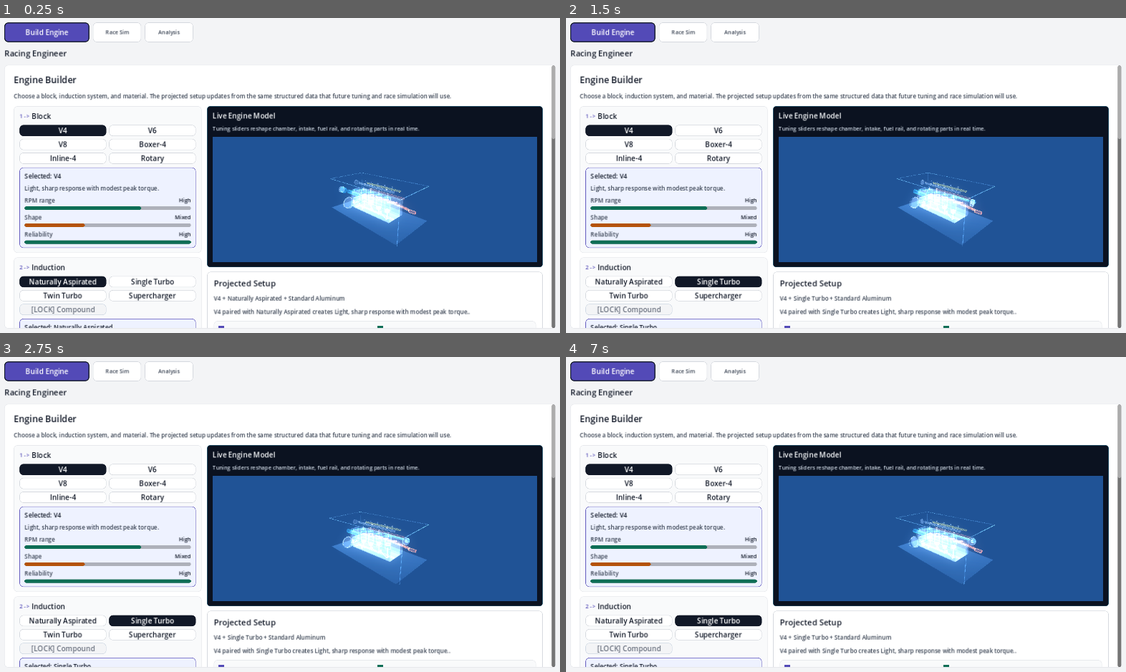
Above: before the commit, frames 1-4 (two rows, left to right).
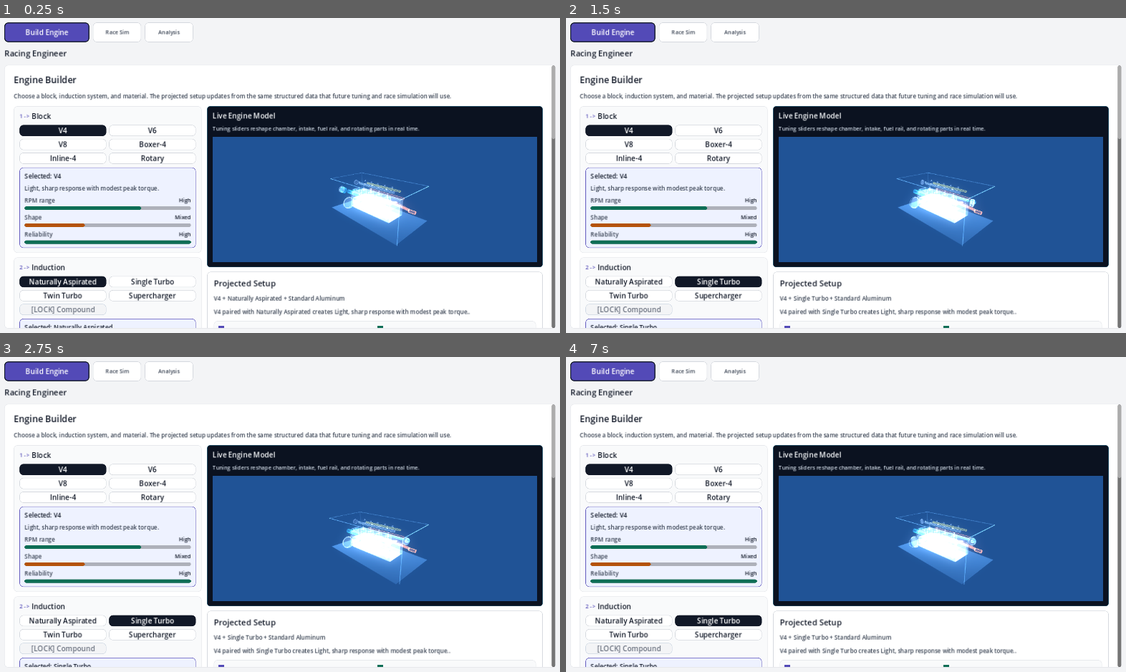
Above: after the commit, the same moments.

Repository: k15974973/racing-engineer
Game: Godot game, scene res://scenes/Main.tscn
Two runs of this game, one before a commit and one after it. Both use one fixed random seed, a clock stepped at 60 frames per second and the inputs below.
Inputs:
- Up to frame 1 (0.25 s): no input
- Up to frame 2 (1.5 s): click "Single Turbo" at 0.5 s; click "Single Turbo" at 1.25 s
- Up to frame 3 (2.75 s): click "Build Engine" at 2 s
- Up to frame 4 (7 s): click "Race Sim" at 2.75 s; click "Analysis" at 3.5 s; click "Go To Race Sim" at 4.25 s; click "Power Ring" at 5 s; click "Run Race" at 5.75 s; click "Build Engine" at 6.5 s

The runs differ from the first frame. In frame 1, 0.8% of the frame differs, in the area x 58-77%, y 49-73%; in frame 2, 0.8%, in the area x 59-77%, y 49-73%; in frame 3, 0.8%; in frame 4, 0.8%.

Commit message:
Improve engine visualizer anti-aliasing

Diff:
--- a/scripts/ui/engine_visualizer_3d.gd
+++ b/scripts/ui/engine_visualizer_3d.gd
@@ -20,11 +20,12 @@
 render_mode unshaded, blend_add, depth_draw_never, cull_disabled;
 
 uniform vec4 edge_color : source_color = vec4(0.15, 0.65, 1.0, 1.0);
-uniform float fresnel_power = 2.5;
+uniform float fresnel_power = 1.8;
 uniform float fill_opacity = 0.08;
 
 void fragment() {
-	float fresnel = pow(1.0 - abs(dot(NORMAL, VIEW)), fresnel_power);
+	float fresnel_raw = 1.0 - abs(dot(NORMAL, VIEW));
+	float fresnel = pow(smoothstep(0.0, 1.0, fresnel_raw), fresnel_power);
 	ALBEDO = edge_color.rgb;
 	EMISSION = edge_color.rgb * fresnel * 2.5;
 	ALPHA = fill_opacity + fresnel * 0.7;
@@ -124,6 +125,8 @@
 	_viewport = SubViewport.new()
 	_viewport.size = VIEWPORT_SIZE
 	_viewport.transparent_bg = false
+	_viewport.msaa_3d = Viewport.MSAA_8X
+	_viewport.screen_space_aa = Viewport.SCREEN_SPACE_AA_FXAA
 	_viewport.render_target_update_mode = SubViewport.UPDATE_ALWAYS
 	viewport_container.add_child(_viewport)
 
@@ -226,7 +229,12 @@
 		"visual_nodes": _engine_root.get_child_count(),
 		"auto_rotate_deg_per_sec": AUTO_ROTATE_DEG_PER_SEC,
 		"viewport_size": "%sx%s" % [VIEWPORT_SIZE.x, VIEWPORT_SIZE.y],
-		"shader": "holographic_fresnel"
+		"shader": "holographic_fresnel",
+		"fresnel_power": 1.8,
+		"msaa_3d": "8x",
+		"screen_space_aa": "fxaa",
+		"min_cylinder_segments": 32,
+		"min_sphere_segments": 24
 	}
 
 func _build_piston_engine(block_id: String, cylinder_count: int, chamber_scale: float, intake_scale: float, fuel_scale: float, material_mass_scale: float, spark_shift: float, material_color: Color) -> void:
@@ -496,7 +504,8 @@
 	mesh.top_radius = radius
 	mesh.bottom_radius = radius
 	mesh.height = height
-	mesh.radial_segments = segments
+	mesh.radial_segments = maxi(segments, 32)
+	mesh.rings = 4
 	var instance := MeshInstance3D.new()
 	instance.name = node_name
 	instance.mesh = mesh
@@ -515,7 +524,8 @@
 	mesh.top_radius = radius
 	mesh.bottom_radius = radius
 	mesh.height = length
-	mesh.radial_segments = segments
+	mesh.radial_segments = maxi(segments, 32)
+	mesh.rings = 4
 	var instance := MeshInstance3D.new()
 	instance.name = node_name
 	instance.mesh = mesh
@@ -528,8 +538,8 @@
 	var mesh := SphereMesh.new()
 	mesh.radius = radius
 	mesh.height = radius * 2.0
-	mesh.radial_segments = segments
-	mesh.rings = rings
+	mesh.radial_segments = maxi(segments, 24)
+	mesh.rings = maxi(rings, 16)
 	var instance := MeshInstance3D.new()
 	instance.name = node_name
 	instance.mesh = mesh
@@ -553,7 +563,7 @@
 	var material := ShaderMaterial.new()
 	material.shader = _holographic_shader
 	material.set_shader_parameter("edge_color", Color(color.r, color.g, color.b, 1.0))
-	material.set_shader_parameter("fresnel_power", 2.5)
+	material.set_shader_parameter("fresnel_power", 1.8)
 	material.set_shader_parameter("fill_opacity", clampf(color.a * 0.14, 0.04, 0.12))
 	return material
 
--- a/tests/phase_4_engine_visualizer_smoke.gd
+++ b/tests/phase_4_engine_visualizer_smoke.gd
@@ -42,6 +42,15 @@
 		return
 	if str(base_state.get("shader", "")) != "holographic_fresnel":
 		_fail("Engine visualizer should use the holographic fresnel shader.")
+		return
+	if not is_equal_approx(float(base_state.get("fresnel_power", 0.0)), 1.8):
+		_fail("Holographic fresnel should stay softened at 1.8 power.")
+		return
+	if str(base_state.get("msaa_3d", "")) != "8x" or str(base_state.get("screen_space_aa", "")) != "fxaa":
+		_fail("Engine visualizer should keep MSAA 8x plus FXAA.")
+		return
+	if int(base_state.get("min_cylinder_segments", 0)) < 32 or int(base_state.get("min_sphere_segments", 0)) < 24:
+		_fail("Engine visualizer mesh resolution should keep smooth cylinder/sphere minimums.")
 		return
 
 	var tuned: Dictionary = game_data.calculate_engine_setup("inline_4", "single_turbo", "aluminum", {
Not shown, changed: docs/local_visualizer_pass.md
